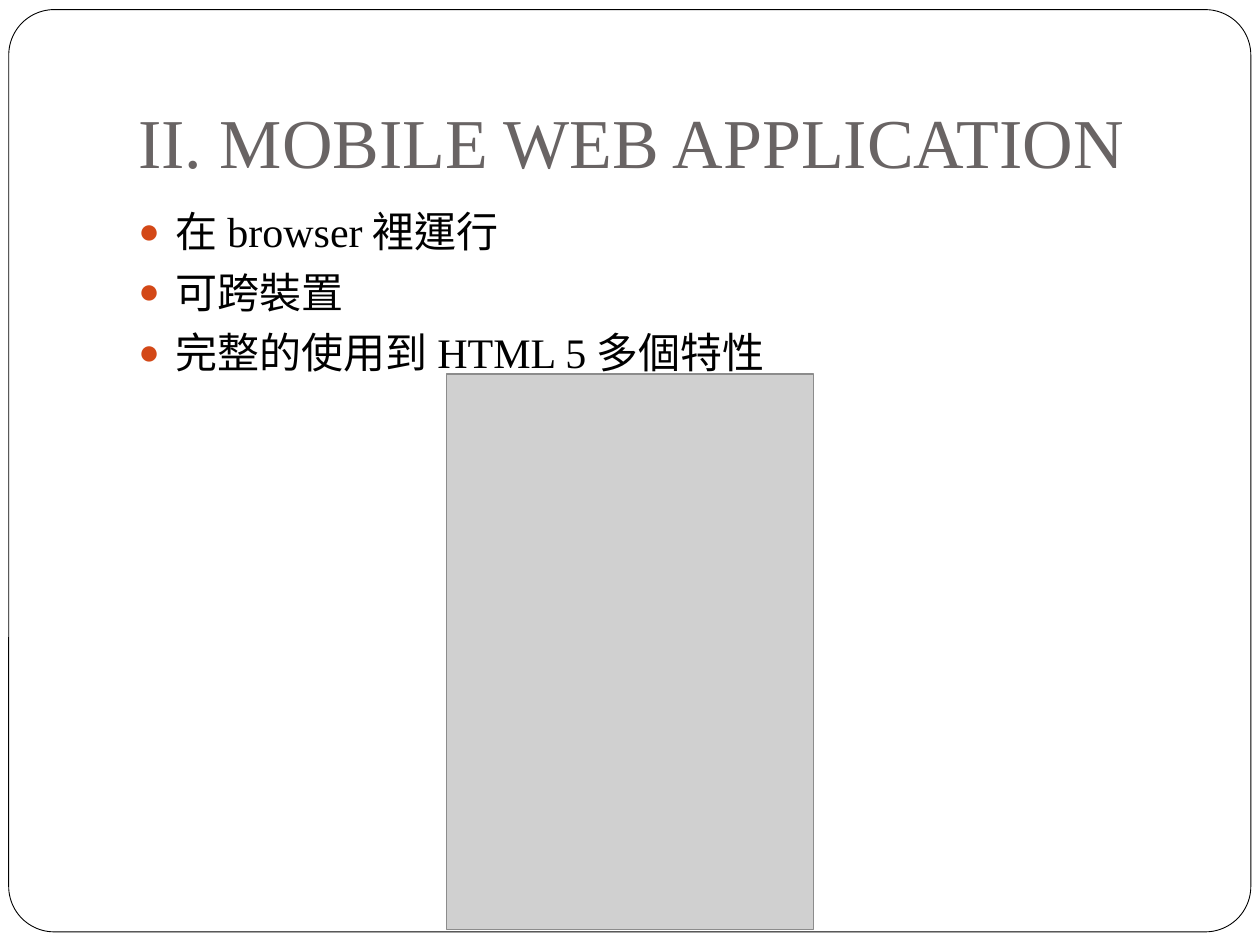
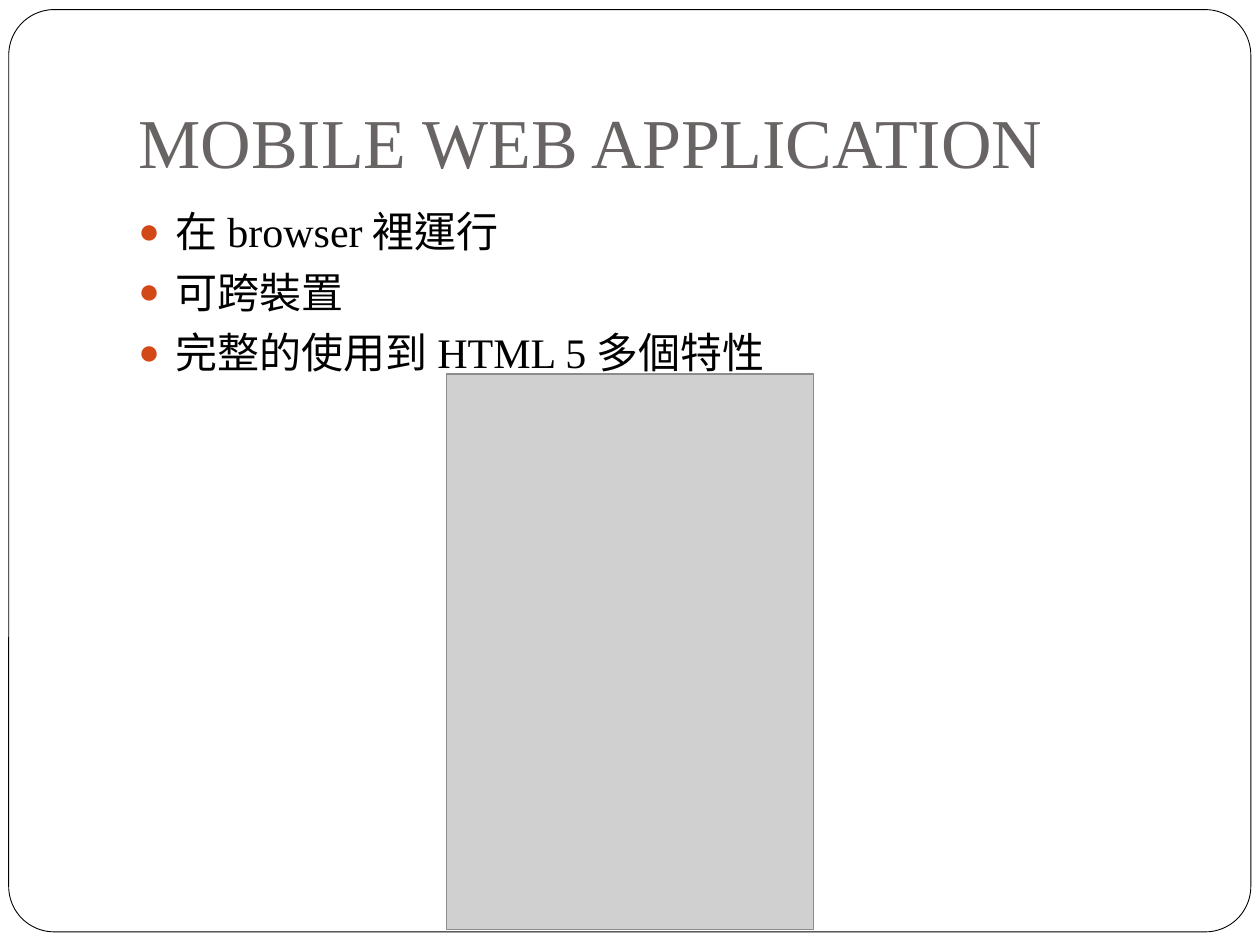
Before and after one commit to peter279k/regular_meeting, a slide deck: slide 4 of Recommendations for Webview Based Mobile.ppt. Drawn at 1260x945 pixels with LibreOffice and Linux fonts; fonts in the diff are those of the drawing; grey boxes stand for pictures. Boxes give left, top, right and bottom in pixels: in the first picture for what was removed or moved away, otherwise in the second. Text is boxed around its words. In the diff, an @@ line names an element or a change of style, - is before the commit and + after.

```diff
--- a/Recommendations for Webview Based Mobile.ppt
+++ b/Recommendations for Webview Based Mobile.ppt
@@ title at [139, 121, 1043, 169]: text changed @@
-II. MOBILE WEB APPLICATION
+MOBILE WEB APPLICATION
```
Also in this commit, not shown: 11 other slides changed.
